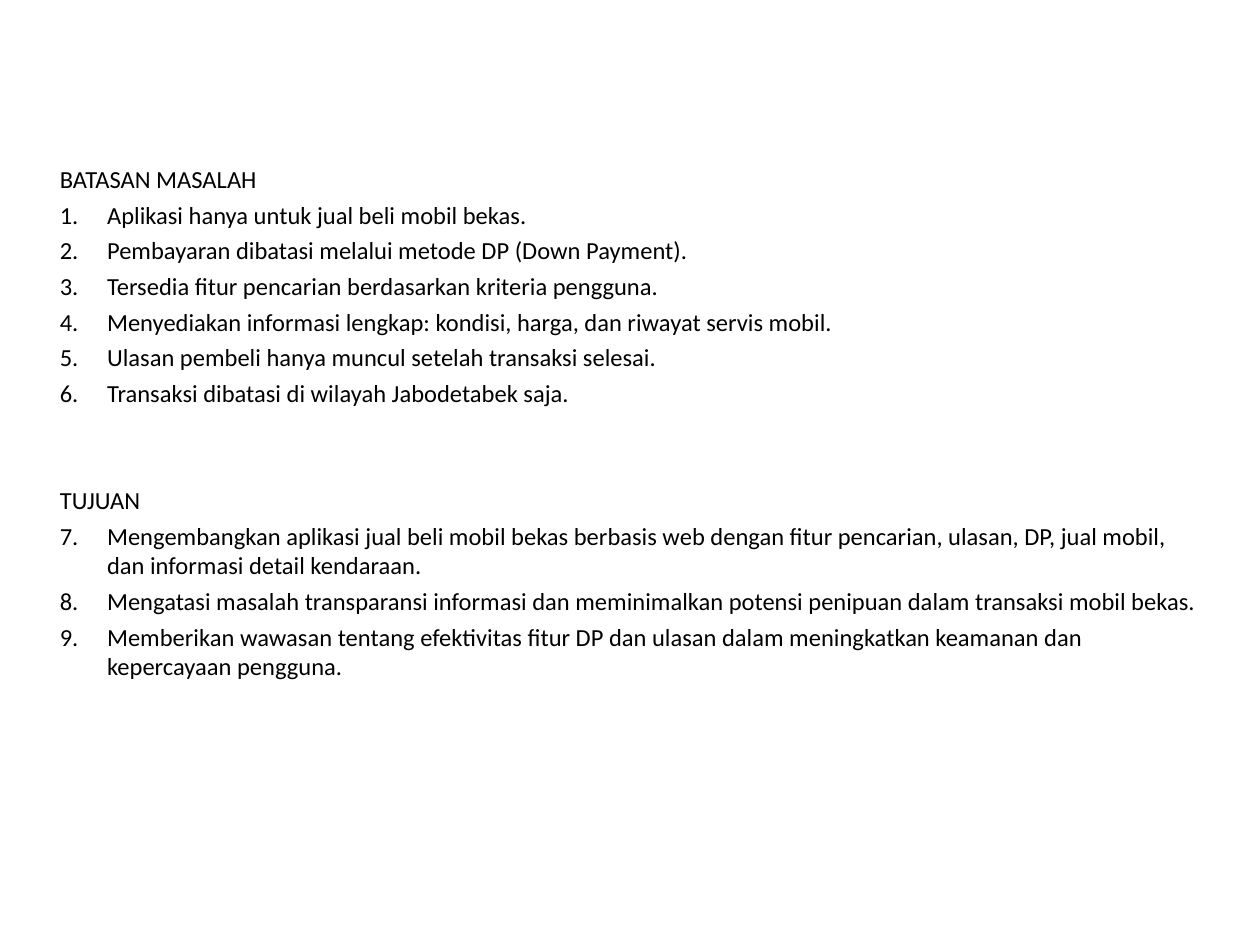
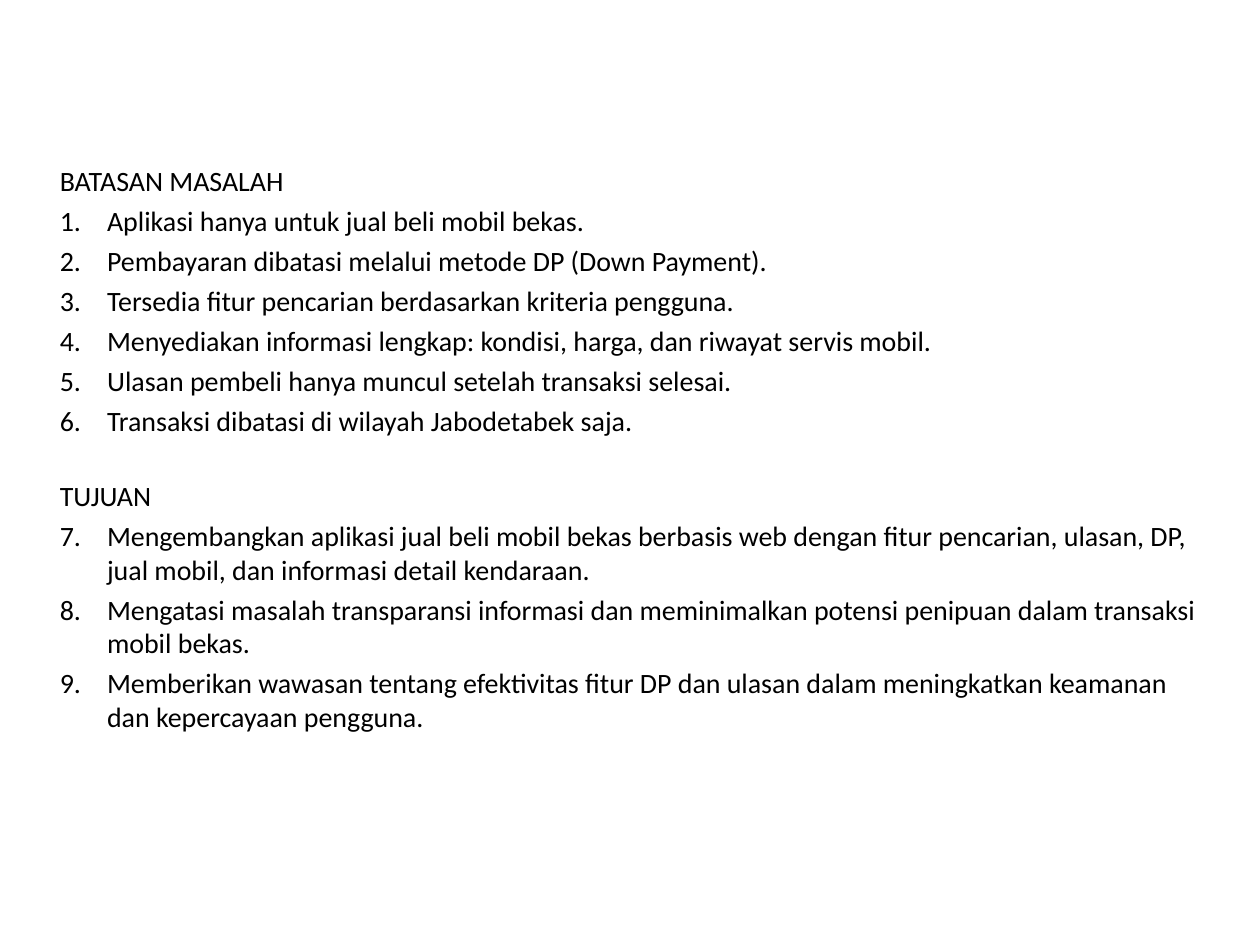
Before and after one commit to tarmidzibariq/KULIAH-SEMESTER-6, a slide deck: slide 3 of Penulisan Ilmiah/Sidang/Salinan dari Template Presentasi Sidang.pptx. Drawn at 1260x945 pixels with LibreOffice and Linux fonts; fonts in the diff are those of the drawing; background and template pictures are left out. Boxes give left, top, right and bottom in pixels: in the first picture for what was removed or moved away, otherwise in the second. Text is boxed around its words. In the diff, an @@ line names an element or a change of style, - is before the commit and + after.

Commit message:
3/08/2025

```diff
--- a/Penulisan Ilmiah/Sidang/Salinan dari Template Presentasi Sidang.pptx
+++ b/Penulisan Ilmiah/Sidang/Salinan dari Template Presentasi Sidang.pptx
@@ text "BATASAN MASALAH" at (60,173,1195,732): size 14 to 16 pt @@
```
Also in this commit, not shown: 3 slides added, 2 slides removed.
